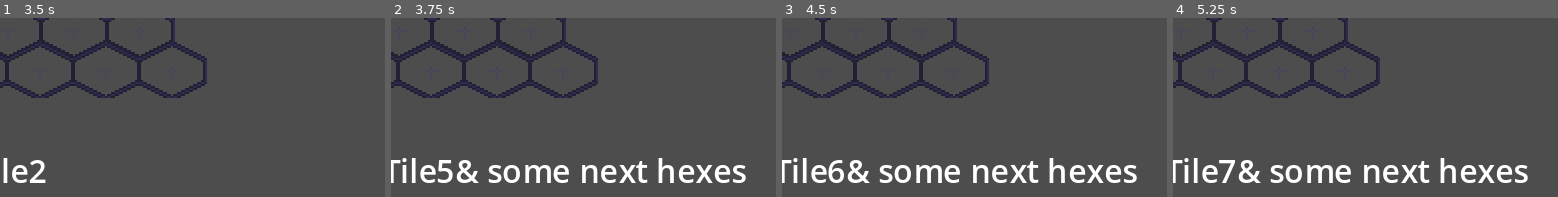
Above: before the commit, frames 1-4 (left to right).
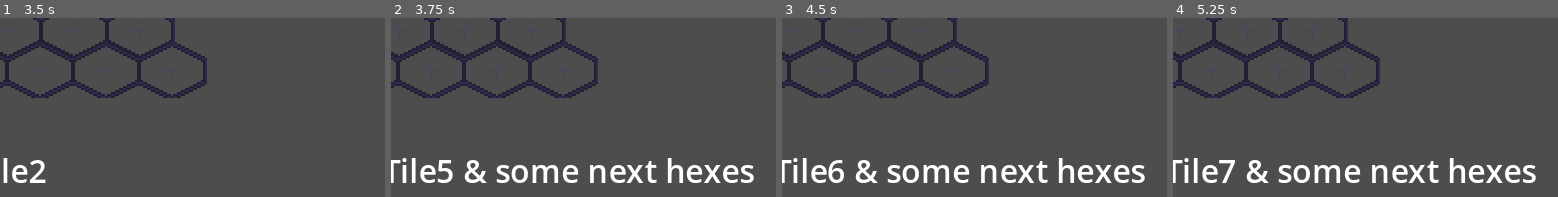
Above: after the commit, the same moments.

Repository: BrnLng/Board2310412
Game: Godot game, scene res://main/game.tscn
Same seed, same stepped clock (60 frames per second), same inputs: the game is played once before the commit and once after it.
Inputs (mouse positions are % of the whole screen's width and height, from its top left):
- Up to frame 1 (3.5 s): tap Enter at 0.5, 2 s; move the mouse to (34, 2) at 0.52 s; hold Right (ui_right) 0.53-1.28 s; tap Space at 1.25, 2.75 s; move the mouse to (43, 2) at 1.27 s; move the mouse to (51, 2) at 2.02 s; hold Right (ui_right) from 2.03 s (still down); move the mouse to (60, 2) at 2.77 s
- Up to frame 2 (3.75 s): tap Enter at 3.5 s; move the mouse to (68, 2) at 3.52 s; release Right (ui_right) at 3.53 s
- Up to frame 3 (4.5 s): tap Space at 4.25 s; move the mouse to (38, 13) at 4.27 s
- Up to frame 4 (5.25 s): move the mouse to (47, 13) at 5.02 s
The pictures show only the part of the screen within x 50-100%, y 50-100%; the shares and areas given below are measured in that part.

Frame 1 is identical in both runs. In frame 2, 5.1% of the frame differs, in the area x 16-95%, y 78-93%; in frame 3, 5.1%; in frame 4, 5.1%.

Commit message:
now area uses shape id signal...

Diff:
--- a/main/game.gd
+++ b/main/game.gd
@@ -1,10 +1,10 @@
 extends Node2D
 
-@onready var label = $Label
+@onready var debug_label = $DebugLabel
 var current_tile_part_toggle := 0
 
 func _ready():
-	S.connect("tile_over", update_label)
+	S.connect("tile_over", update_debug_label)
 
 func _process(delta):
 	if Input.is_action_just_released("ui_right"):
@@ -12,5 +12,5 @@
 		print_debug(current_tile_part_toggle)
 		S.tile_change_part_focus.emit(current_tile_part_toggle)
 
-func update_label(msg:String):
-	label.text = msg
+func update_debug_label(msg:String):
+	debug_label.text = msg
--- a/main/game.tscn
+++ b/main/game.tscn
@@ -102,7 +102,7 @@
 [node name="Tile30" parent="TileMapRegion" instance=ExtResource("1_5l274")]
 position = Vector2(294, 237)
 
-[node name="Label" type="Label" parent="."]
+[node name="DebugLabel" type="Label" parent="."]
 offset_left = 18.0
 offset_top = 276.0
 offset_right = 58.0
--- a/tiles/tile_selector.gd
+++ b/tiles/tile_selector.gd
@@ -13,6 +13,7 @@
 		hex_area.visible = true
 	update_select(GC.SELECTS.FACE)
 	S.tile_change_part_focus.connect(update_select)
+#	$Area.mouse_shape_entered.connect(_on_area_shape_entered, [shape_idx?])
 
 func update_select(new_part:GC.SELECTS):
 	_current_select = new_part
@@ -40,7 +41,12 @@
 			$Area/HexVertexN.set_deferred("disabled", false)
 			$Area/HexVertexNW.set_deferred("disabled", false)
 
-func _on_mouse_entered():
+func _on_area_shape_entered(shape_idx):
+	S.tile_over.emit("mouse entered " + _print_select_part() + " @ " + _print_select_name())
+	sprite.modulate = Color.YELLOW
+	print_debug(shape_idx)
+
+func _on_mouse_entered():  # deprecated
 #	print_debug("mouse entered " + name)
 	S.tile_over.emit("mouse entered " + _print_select_part() + " @ " + _print_select_name())
 	sprite.modulate = Color.YELLOW
@@ -60,7 +66,7 @@
 		GC.SELECTS.FACE:
 			return name
 		GC.SELECTS.EDGE:
-			return name + "& some next hex"
+			return name + " & some next hex"
 		GC.SELECTS.VERTEX:
-			return name + "& some next hexes"
+			return name + " & some next hexes"
 	return "err 231102:56"
--- a/tiles/tile_selector.tscn
+++ b/tiles/tile_selector.tscn
@@ -18,15 +18,14 @@
 [node name="Area" type="Area2D" parent="."]
 
 [node name="HexFace" type="CollisionPolygon2D" parent="Area"]
+visible = false
 polygon = PackedVector2Array(0, -13, 16, -5, 16, 6, 0, 14, -17, 6, -17, -5)
 
 [node name="HexVertexN" type="CollisionShape2D" parent="Area"]
-visible = false
 position = Vector2(0, -13)
 shape = SubResource("CircleShape2D_loh05")
 
 [node name="HexVertexNW" type="CollisionShape2D" parent="Area"]
-visible = false
 position = Vector2(-17, -6)
 shape = SubResource("CircleShape2D_loh05")
 
@@ -48,4 +47,4 @@
 rotation = -1.5708
 shape = SubResource("RectangleShape2D_s6004")
 
-[connection signal="mouse_entered" from="Area" to="." method="_on_mouse_entered"]
+[connection signal="mouse_shape_entered" from="Area" to="." method="_on_area_shape_entered"]
Not shown, changed: README.md
